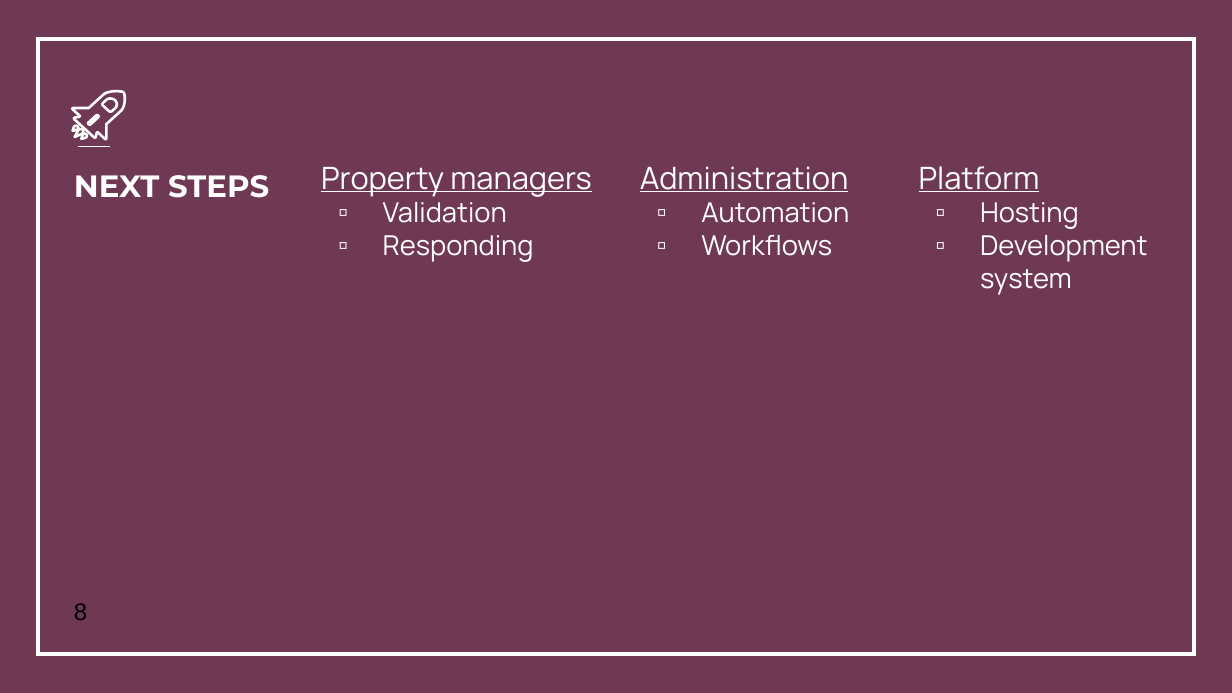
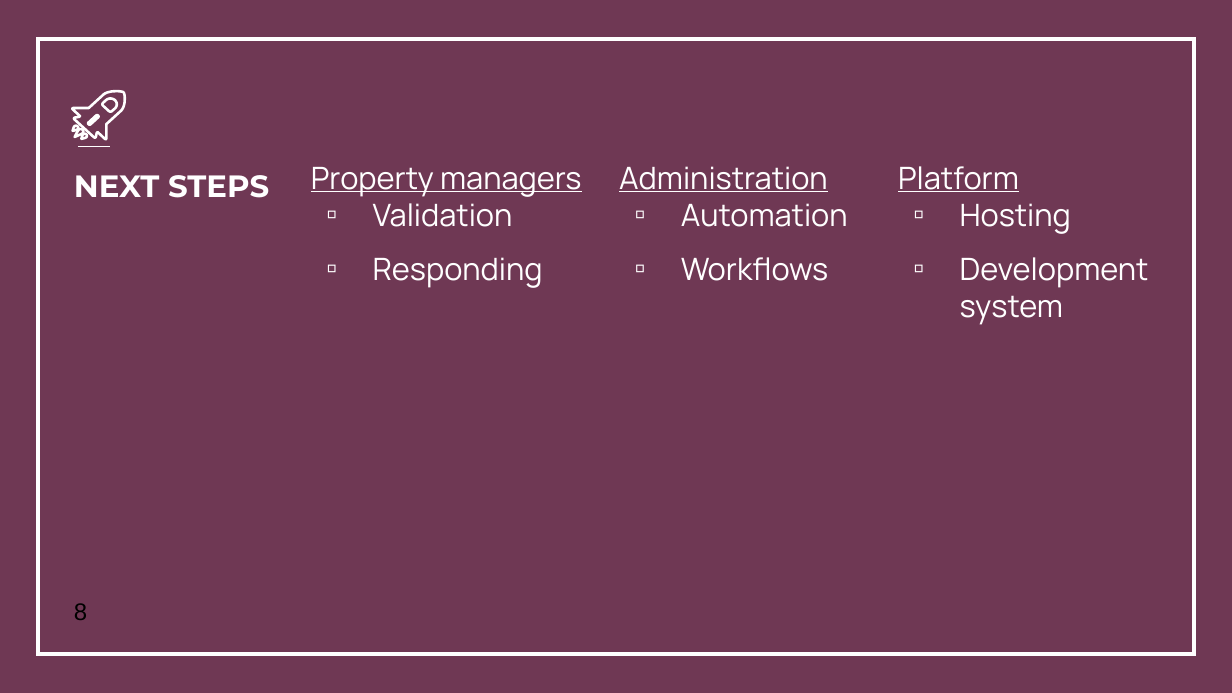
Before and after one commit to Ninjinkai/ScrumbagsProject, a slide deck: slide 8 of Service Final Presentation.pptx. Drawn at 1232x693 pixels with LibreOffice and Linux fonts; fonts in the diff are those of the drawing; background and template pictures are left out. Boxes give left, top, right and bottom in pixels: in the first picture for what was removed or moved away, otherwise in the second. Text is boxed around its words. In the diff, an @@ line names an element or a change of style, - is before the commit and + after.

```diff
--- a/Service Final Presentation.pptx
+++ b/Service Final Presentation.pptx
@@ text "Property managers": place and size @@
-text "Property managers" at (321, 167, 591, 262)
+text "Property managers" at (311, 167, 581, 288)
@@ text "Administration": place and size @@
-text "Administration" at (640, 166, 849, 256)
+text "Administration" at (619, 166, 848, 281)
@@ text "Platform": place and size @@
-text "Platform" at (919, 166, 1147, 295)
+text "Platform" at (898, 166, 1149, 325)
@@ text at (373, 203, 543, 288): size 16 to 18 pt in "Validation", "Responding"; indent changed; more space between paragraphs @@
@@ text at (681, 203, 848, 281): size 16 to 18 pt in "Automation", "Workflows"; indent changed; more space between paragraphs @@
@@ text at (960, 203, 1149, 325): size 16 to 18 pt in "Hosting", "Development system"; indent changed; more space between paragraphs @@
```
Also in this commit, not shown: 5 other slides changed, 3 other files.
